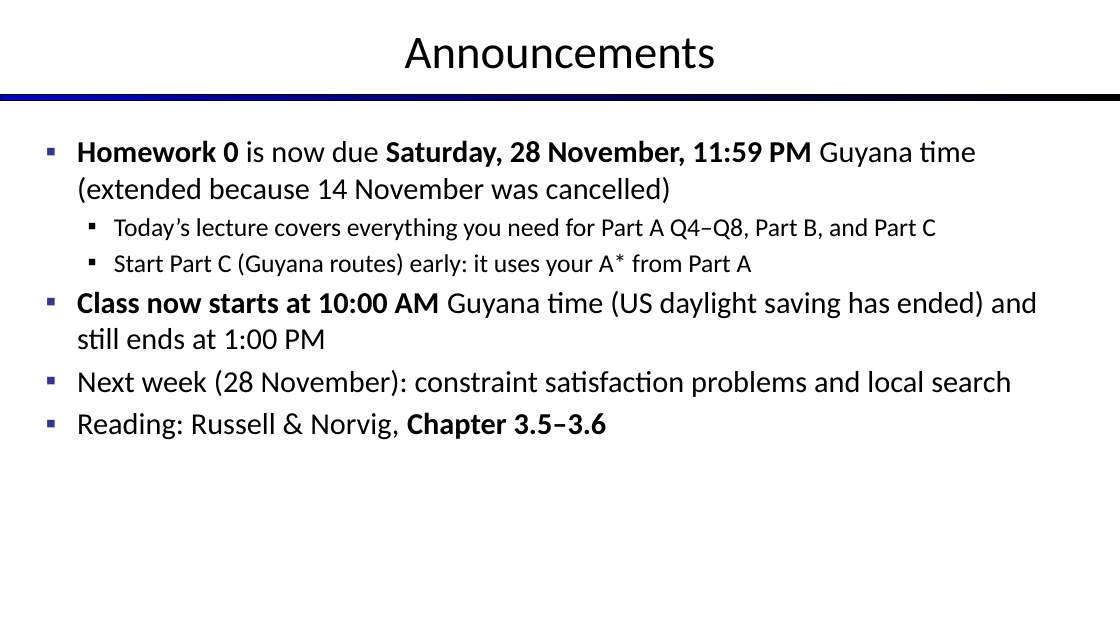
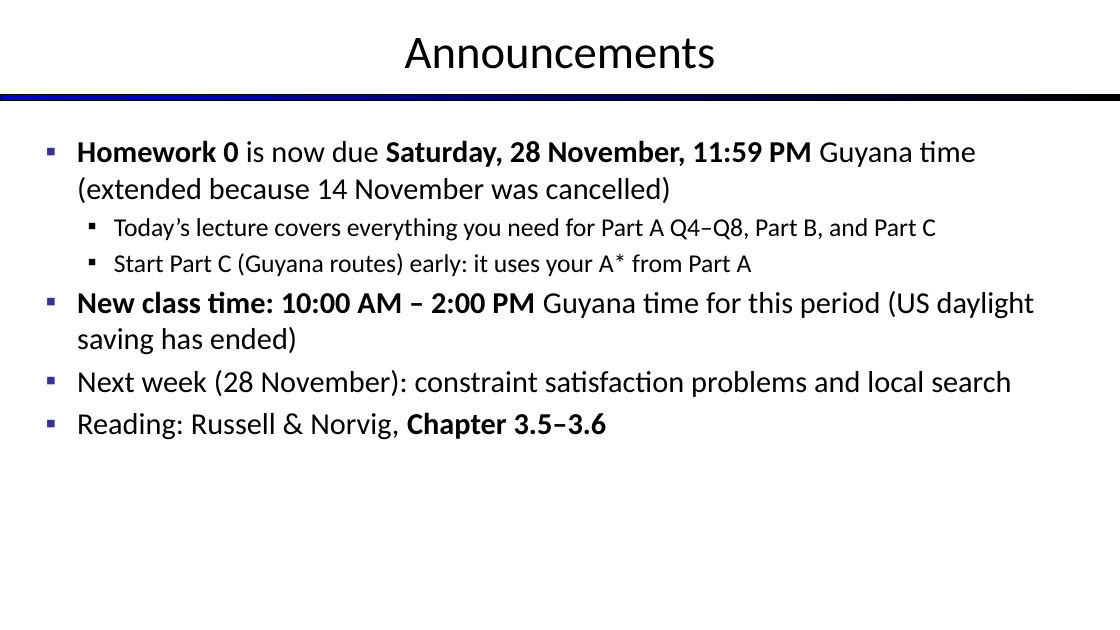
Before and after one commit to ChrisIsKing/MAI5100, a slide deck: slide 2 of lectures/week03/week03.pptx. Drawn at 1120x630 pixels with LibreOffice and Linux fonts; fonts in the diff are those of the drawing. Boxes give left, top, right and bottom in pixels: in the first picture for what was removed or moved away, otherwise in the second. Text is boxed around its words. In the diff, an @@ line names an element or a change of style, - is before the commit and + after.

```diff
--- a/lectures/week03/week03.pptx
+++ b/lectures/week03/week03.pptx
@@ text at <box>77,291,1035,355</box>: text changed @@
-▪ Class now starts at 10:00 AM Guyana time (US daylight saving has ended) and still ends at 1:00 PM
+▪ New class time: 10:00 AM – 2:00 PM Guyana time for this period (US daylight saving has ended)
```
Also in this commit, not shown: 2 other files.
